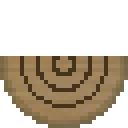
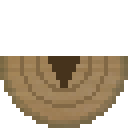
Layered file, before and after one edit (128 × 128). Changes by layer:
added layer "Layer 3" above "Layer 2" over 48, 56, 80, 88
painted on "Layer 2" over 20, 56, 108, 108
